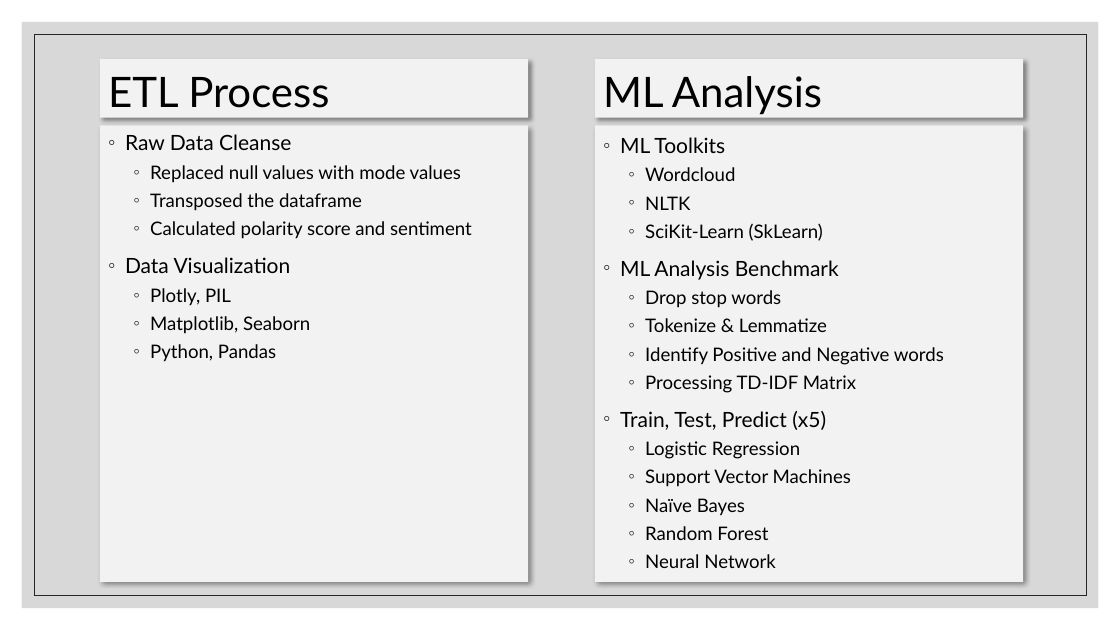
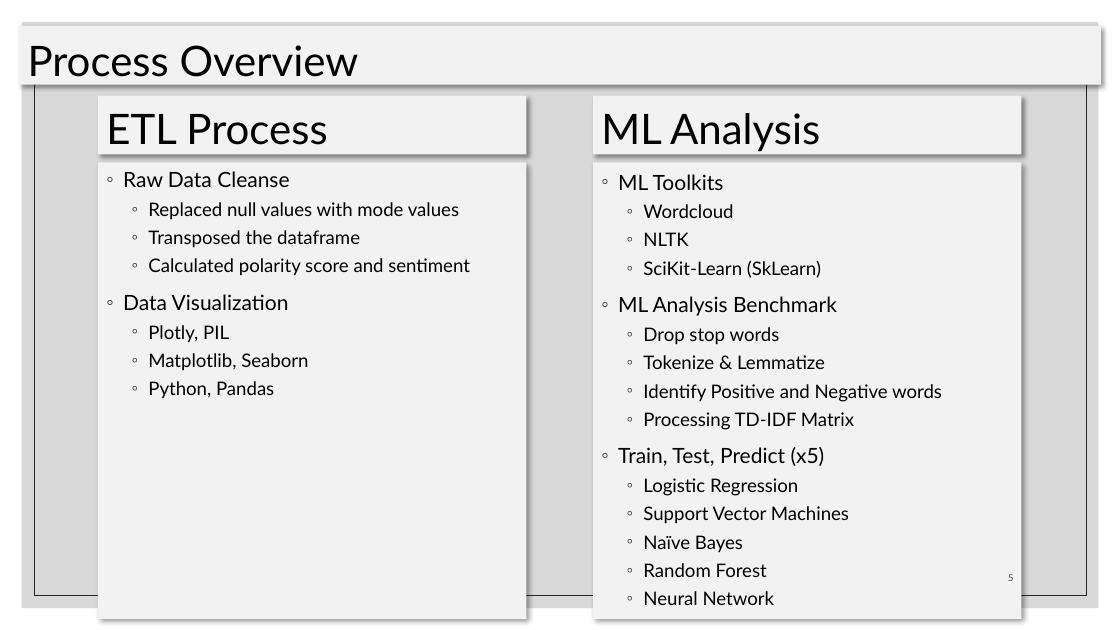
Before and after one commit to kamalnyc17/Womens-Clothing_Review, a slide deck: slide 5 of Womens_Clothing_Review.pptx. Drawn at 1120x630 pixels with LibreOffice and Linux fonts; fonts in the diff are those of the drawing; background and template pictures are left out. Boxes give left, top, right and bottom in pixels: in the first picture for what was removed or moved away, otherwise in the second. Text is boxed around its words. In the diff, an @@ line names an element or a change of style, - is before the commit and + after.

```diff
--- a/Womens_Clothing_Review.pptx
+++ b/Womens_Clothing_Review.pptx
@@ rectangle added at (19,26,1102,85), fill #F2F2F2, 36 pt, text #000000 @@
+Process Overview
@@ 4 texts: place and size @@
-4 texts at (100,59,1023,581)
+4 texts at (98,96,1022,618)
@@ page number added at (1008,574,1013,581), 8 pt, text #404040 @@
+5
```
Also in this commit, not shown: 25 other slides changed, 1 other file.
